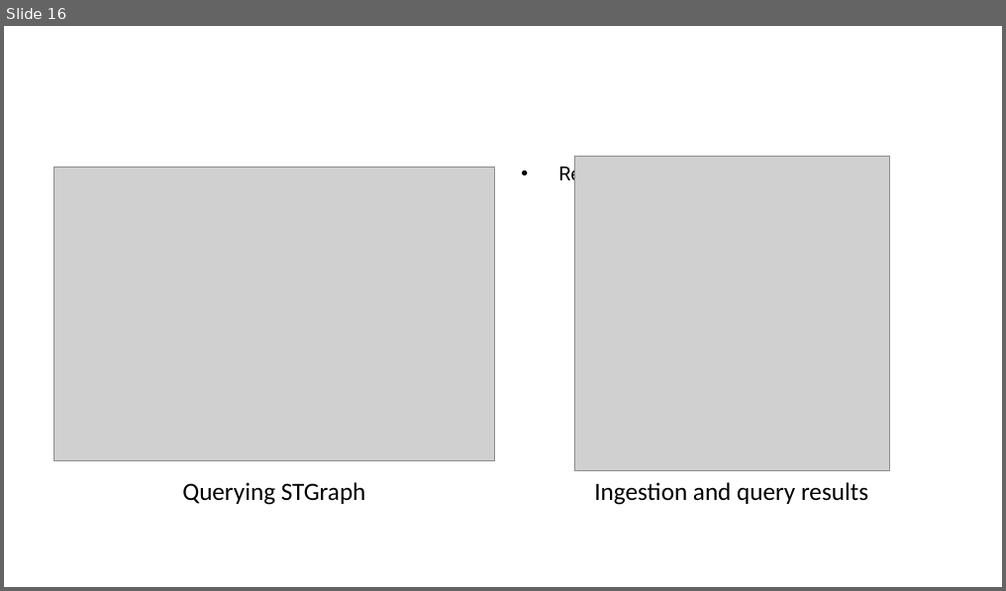
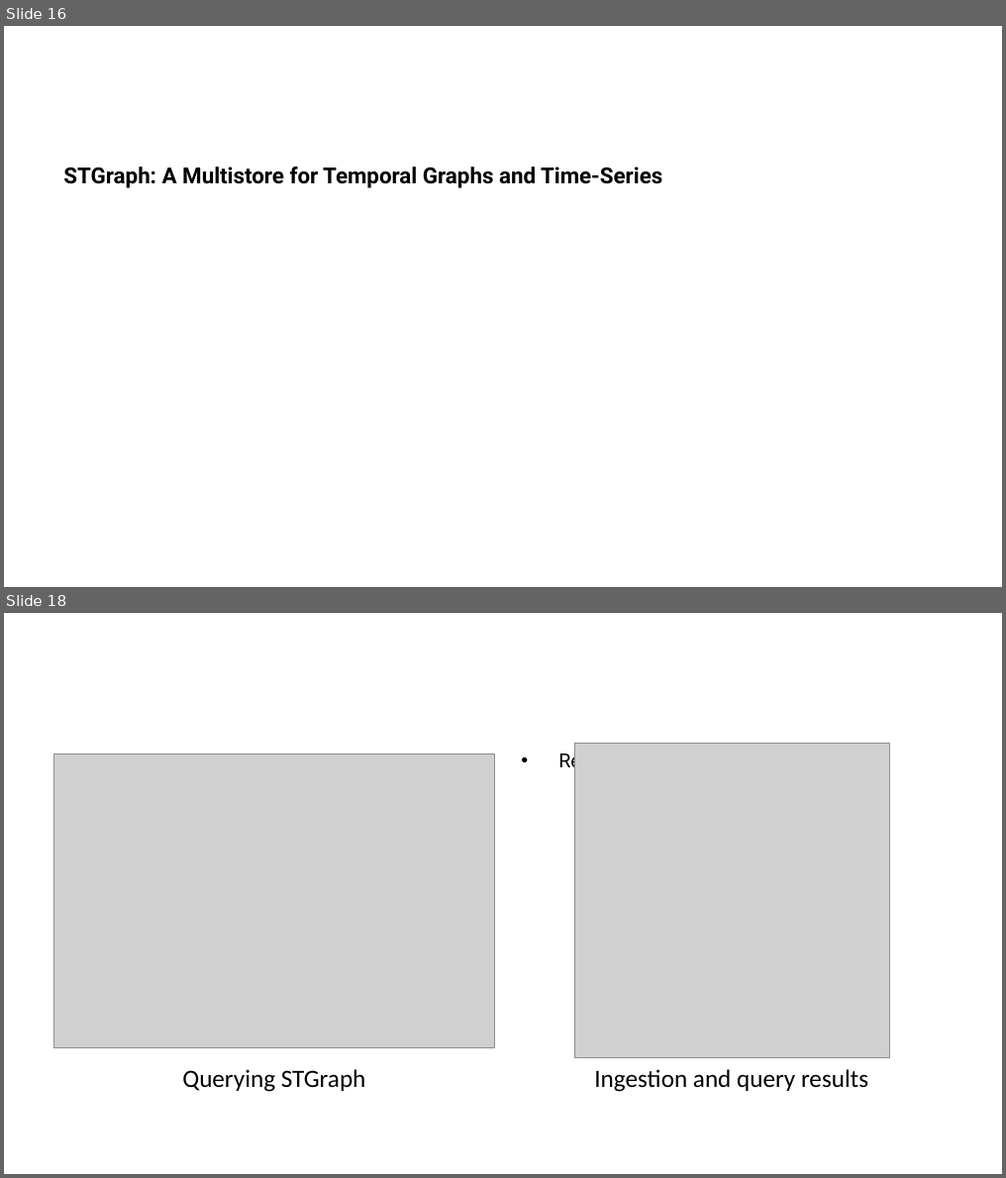
Before and after one commit to ManuelePasini/slides-markdown, a slide deck: 3rd_year_slides.pptx. Shown one above the other, each under a label of ours: slide 16 before the commit, slides 16 and 18 after it; the slides between them are not shown. The pictures are 1006x591 and 1006x1178 pixels, drawn with LibreOffice and Linux fonts; fonts in the diff are those of the drawing; grey boxes stand for pictures. Boxes give left, top, right and bottom in pixels: in the first picture for what was removed or moved away, otherwise in the second. Text is boxed around its words. In the diff, an @@ line names an element or a change of style, - is before the commit and + after.

```diff
--- a/3rd_year_slides.pptx
+++ b/3rd_year_slides.pptx
@@ slide 16 added at [4, 26, 1002, 587], background #FFFFFF @@
@@ text added at [63, 167, 662, 188], 16 pt, text #000000, bold @@
+STGraph: A Multistore for Temporal Graphs and Time-Series
@@ what was slide 16 is now slide 18 @@
```
Also in this commit, not shown: 18 slides changed, 4 other slides added, 1 slide removed, 4 other files.
